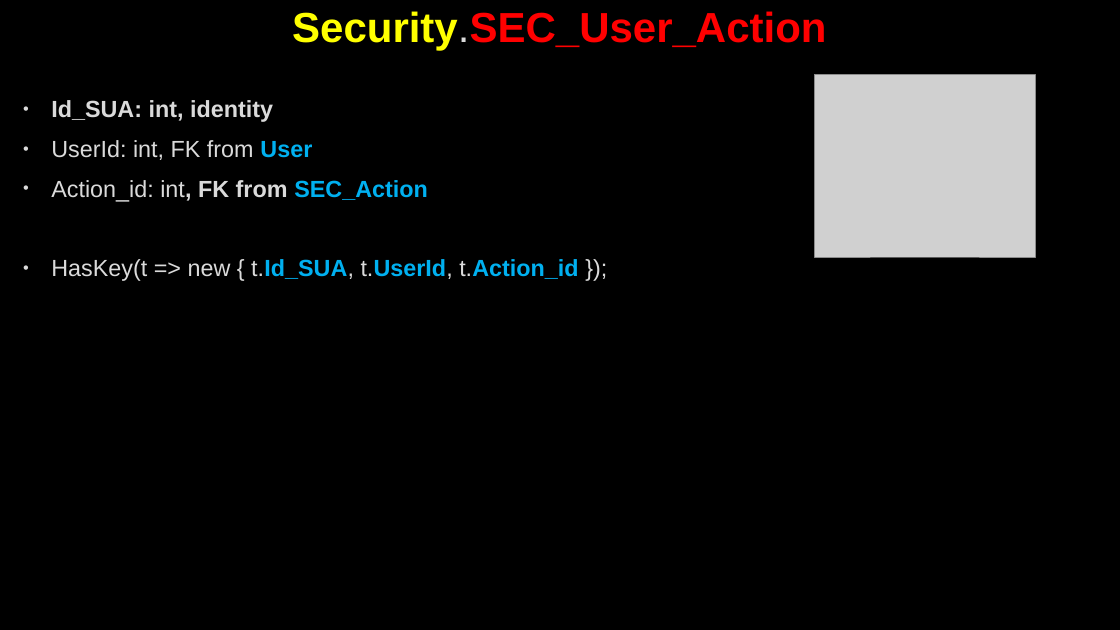
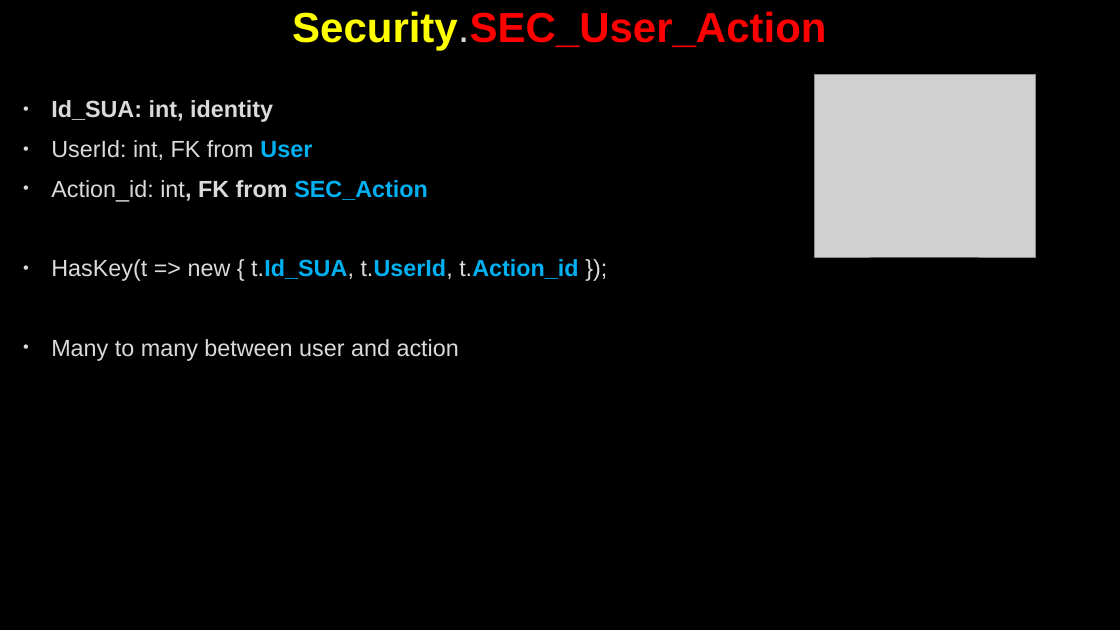
Before and after one commit to AhmedMohamedSamir1/Summary, a slide deck: slide 153 of Dot Net/Business.pptx (slide 133 before the commit). Drawn at 1120x630 pixels with LibreOffice and Linux fonts; fonts in the diff are those of the drawing; grey boxes stand for pictures; background and template pictures are left out. Boxes give left, top, right and bottom in pixels: in the first picture for what was removed or moved away, otherwise in the second. Text is boxed around its words. In the diff, an @@ line names an element or a change of style, - is before the commit and + after.

```diff
--- a/Dot Net/Business.pptx
+++ b/Dot Net/Business.pptx
@@ text at (51,339,459,361): paragraph added @@
+• Many to many between user and action
```
Also in this commit, not shown: 15 other slides changed, 38 slides added, 2 slides removed, 7 other files.
